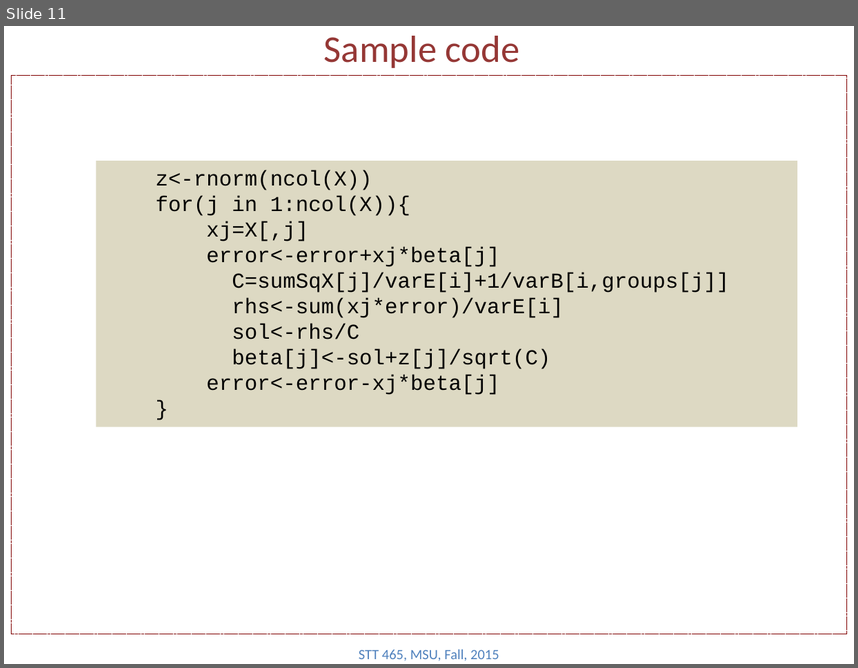
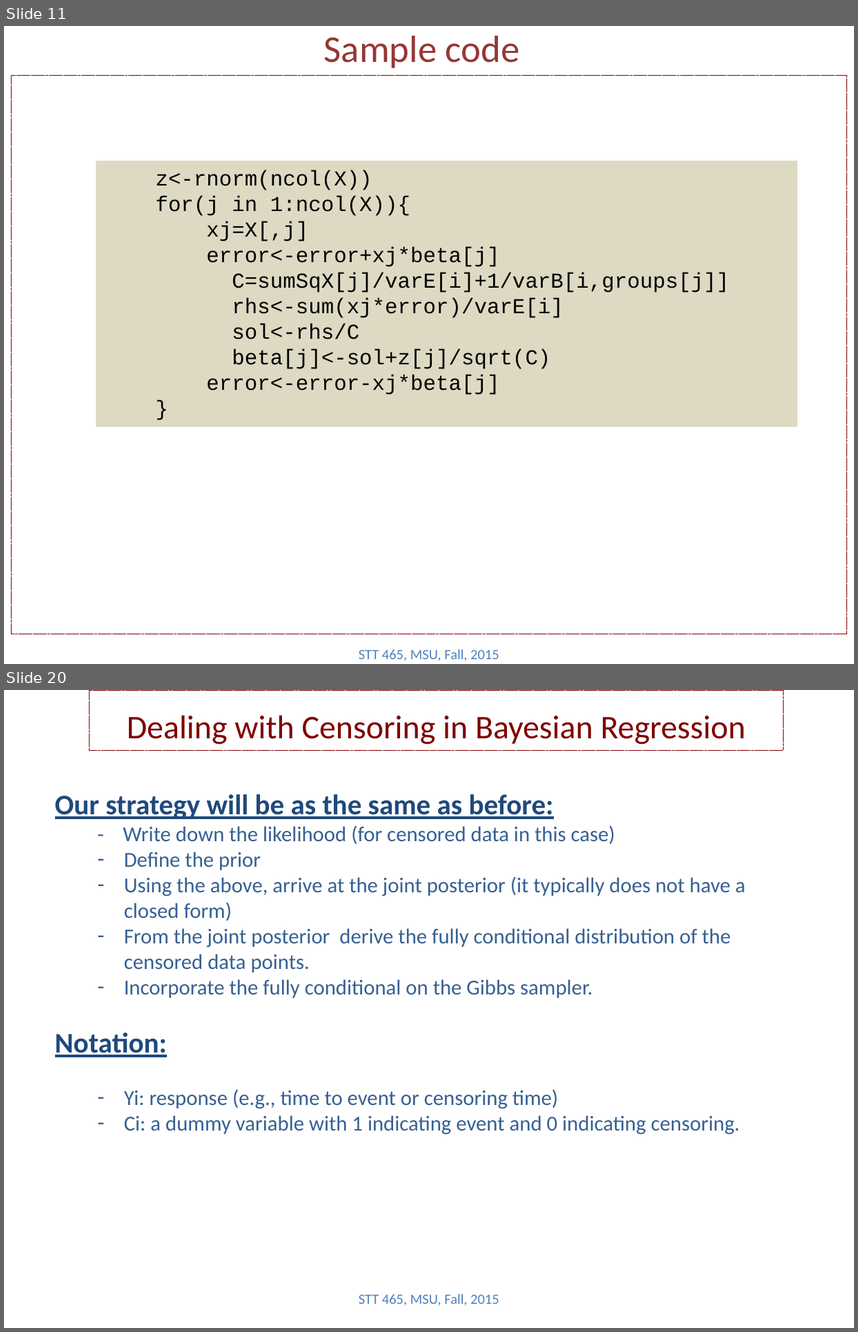
Before and after one commit to Boukos/STT465, a slide deck: STT465_13.pptx. Shown one above the other, each under a label of ours: slide 11 before the commit, slides 11 and 20 after it; the slides between them are not shown. The pictures are 858x668 and 858x1332 pixels, drawn with LibreOffice and Linux fonts; fonts in the diff are those of the drawing. Boxes give left, top, right and bottom in pixels: in the first picture for what was removed or moved away, otherwise in the second. Text is boxed around its words. In the diff, an @@ line names an element or a change of style, - is before the commit and + after.

```diff
--- a/STT465_13.pptx
+++ b/STT465_13.pptx
@@ slide 20 added at (4,690,854,1328), background #FFFFFF @@
@@ rectangle added at (89,690,784,750), outline #800000 0.75 pt dashed, 28 pt, text #800000 @@
+Dealing with Censoring in Bayesian Regression
@@ text added at (55,794,746,1134), 18 pt, text #376092 @@
+Our strategy will be as the same as before:
+  - Write down the likelihood (for censored data in this case)
+  – Define the prior
+  – Using the above, arrive at the joint posterior (it typically does not have a closed form)
+  – From the joint posterior derive the fully conditional distribution of the censored data points.
+  – Incorporate the fully conditional on the Gibbs sampler.
+Notation:
+  – Yi: response (e.g., time to event or censoring time)
+  – Ci: a dummy variable with 1 indicating event and 0 indicating censoring.
@@ text added at (359,1293,499,1305), 12 pt, text #4F81BD @@
+STT 465, MSU, Fall, 2015
```
Also in this commit, not shown: 2 slides changed, 9 other slides added, 1 slide removed.
